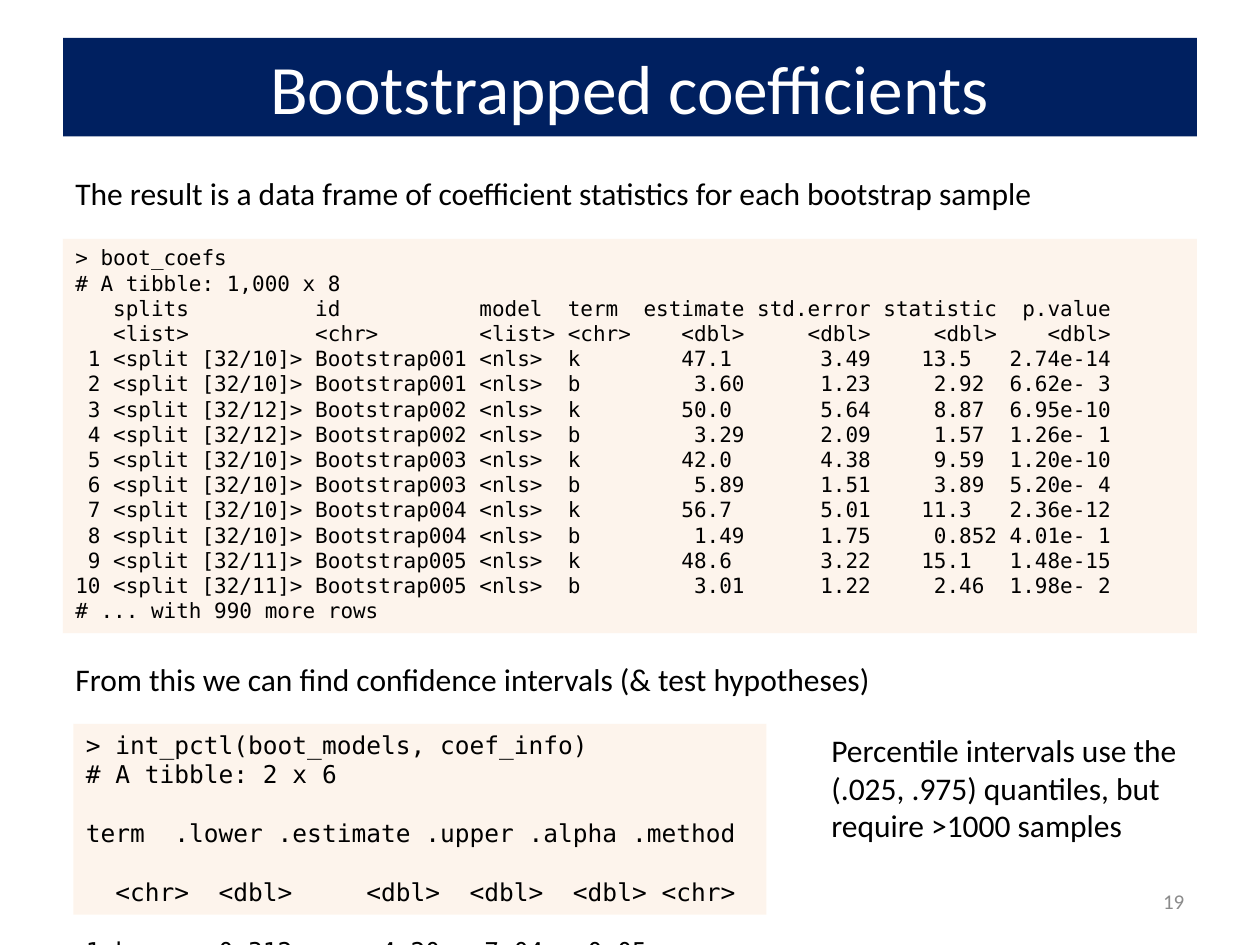
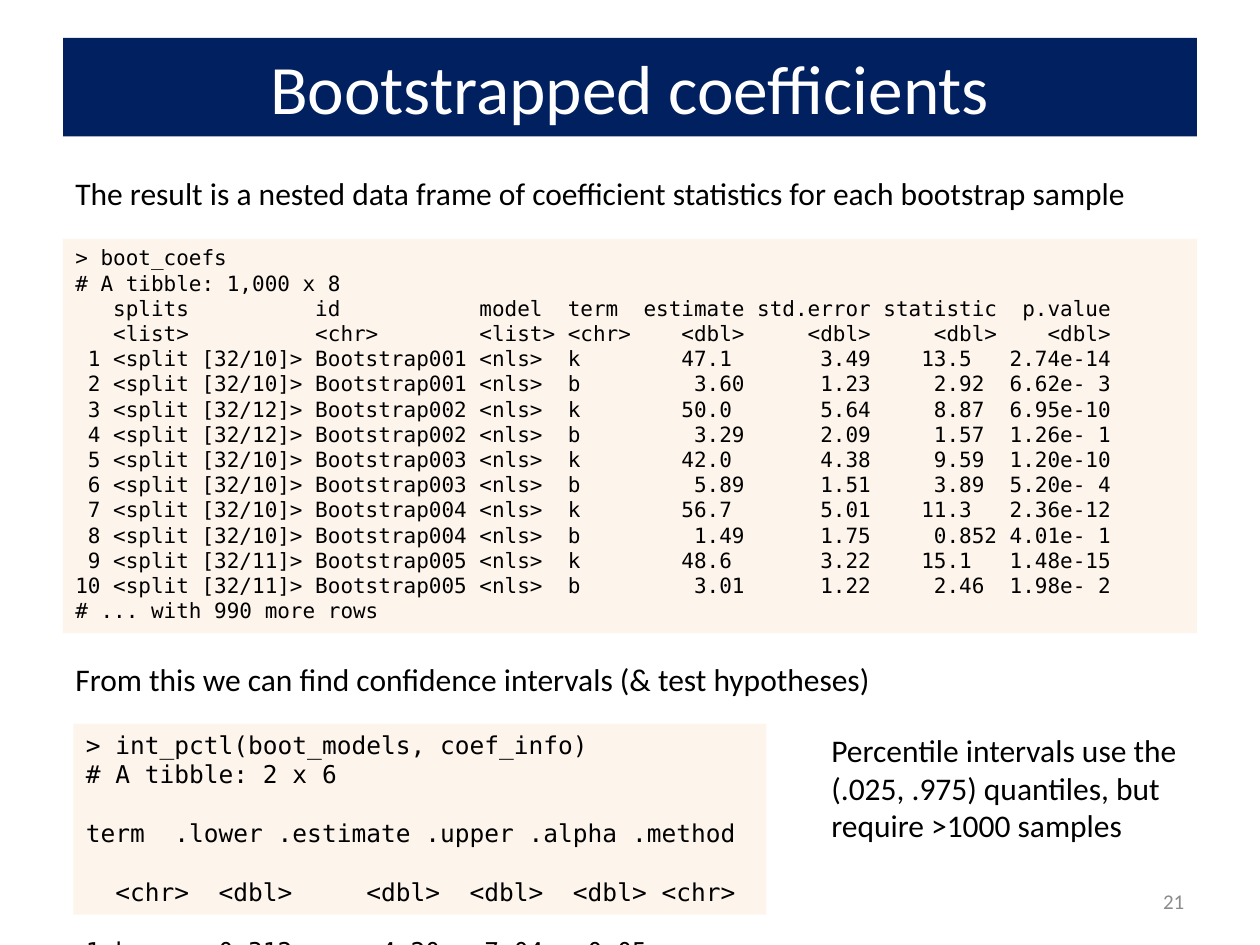
Before and after one commit to friendly/6135, a slide deck: slide 21 of lectures/bootstrap.pptx (slide 19 before the commit). Drawn at 1260x945 pixels with LibreOffice and Linux fonts; fonts in the diff are those of the drawing. Boxes give left, top, right and bottom in pixels: in the first picture for what was removed or moved away, otherwise in the second. Text is boxed around its words. In the diff, an @@ line names an element or a change of style, - is before the commit and + after.

```diff
--- a/lectures/bootstrap.pptx
+++ b/lectures/bootstrap.pptx
@@ text at (75, 183, 1125, 210): text changed @@
-The result is a data frame of coefficient statistics for each bootstrap sample
+The result is a nested data frame of coefficient statistics for each bootstrap sample
@@ page number at (1163, 895, 1184, 909): text changed @@
-19
+21
```
Also in this commit, not shown: 7 other slides changed, 2 slides added, 17 other files.
